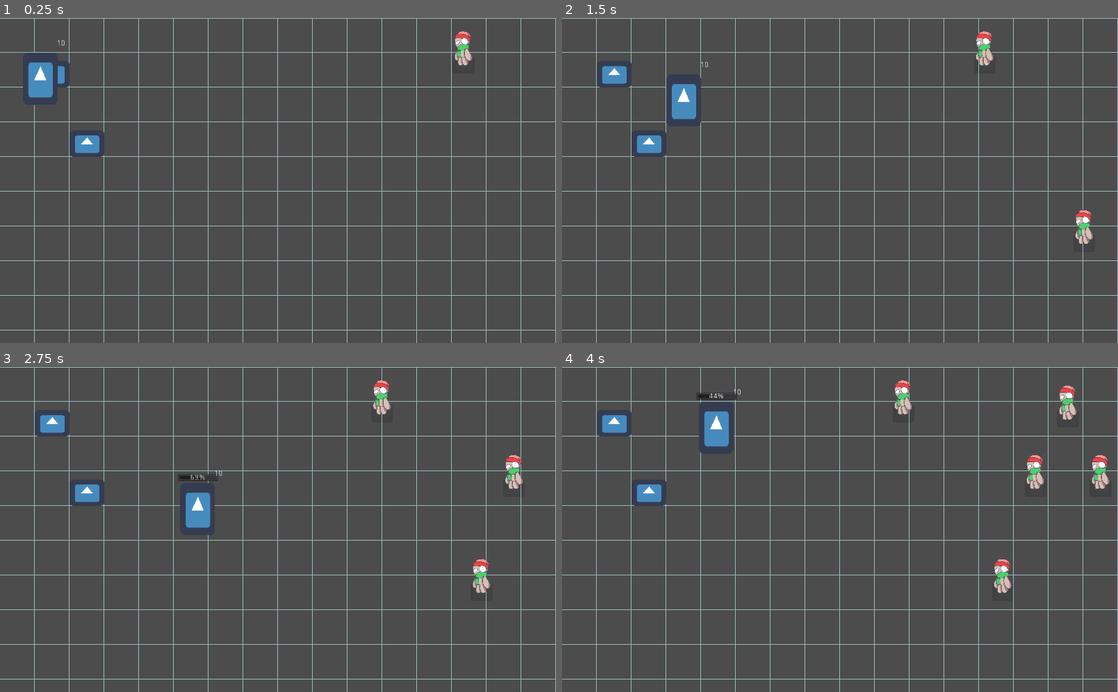
Above: before the commit, frames 1-4 (two rows, left to right).
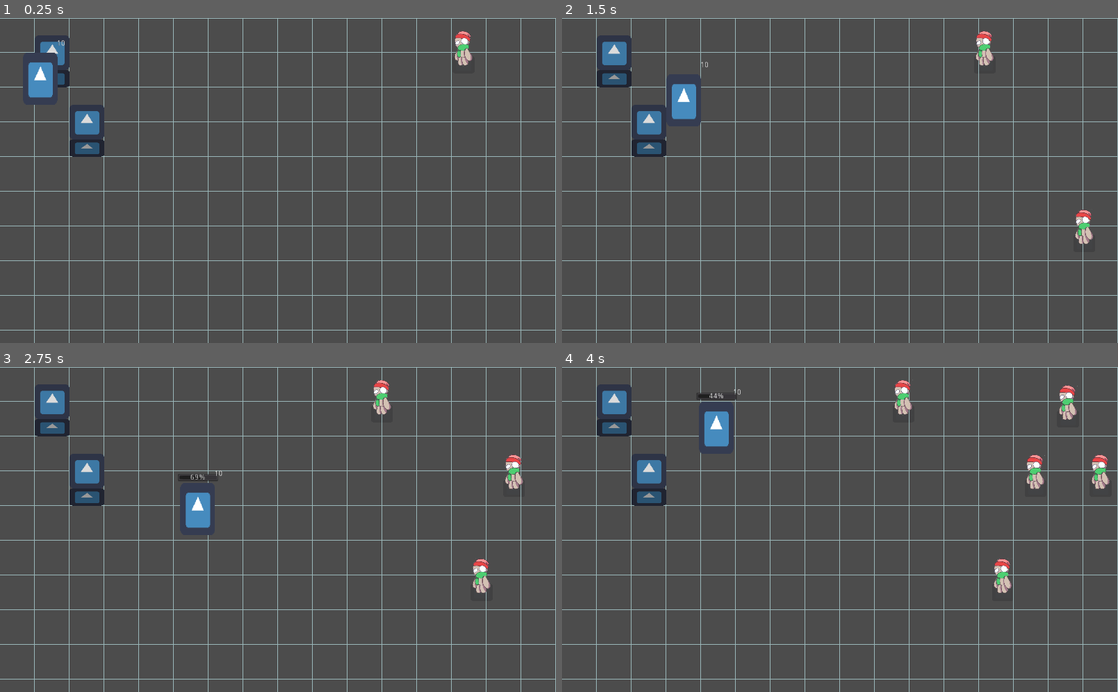
Above: after the commit, the same moments.

Repository: reidbhuntley/snowfort
Game: Godot game, scene res://Scenes/Main.tscn
Two runs of this game, one before a commit and one after it. Both use one fixed random seed, a clock stepped at 60 frames per second and the inputs below. The engine's default icon, where the game draws it, is replaced by a stand-in: a white triangle on a blue panel in a dark square.
Inputs (mouse positions are in pixels of both pictures, inside the frame that each line leads up to):
- Up to frame 1 (0.25 s): no input
- Up to frame 2 (1.5 s): move the mouse to (962, 164) at 0.52 s; hold D (move_right) 0.53-1.28 s; hold E (build_wall) 0.53-1.28 s; tap Space (ui_select) at 0.77 s; move the mouse to (728, 196) at 1.27 s; hold S (move_down) from 1.28 s (still down); tap E (build_wall) at 1.35 s
- Up to frame 3 (2.75 s): tap Space (ui_select) at 1.52 s; move the mouse to (333, 458) at 2.02 s; release S (move_down) at 2.03 s; hold D (move_right) from 2.03 s (still down); hold E (build_wall) from 2.03 s (still down)
- Up to frame 4 (4 s): move the mouse to (812, 594) at 2.77 s; release D (move_right) at 2.78 s; release E (build_wall) at 2.78 s; hold W (move_up) 2.78-3.53 s; tap E (build_wall) at 2.85 s; tap Space (ui_select) at 3.02, 3.77 s; move the mouse to (1006, 578) at 3.52 s; hold A (move_left) from 3.53 s (still down); hold E (build_wall) from 3.53 s (still down)

The runs differ from the first frame. In frame 1, 1.5% of the frame differs, in the area x 6-19%, y 5-43%; in frame 2, 1.9%; in frame 3, 1.9%, in the area x 6-37%, y 5-43%; in frame 4, 1.9%.

Commit message:
Change wall and player collision shape

Diff:
--- a/Scenes/Player/Player.tscn
+++ b/Scenes/Player/Player.tscn
@@ -4,7 +4,7 @@
 [ext_resource path="res://icon.png" type="Texture" id=2]
 
 [sub_resource type="RectangleShape2D" id=1]
-extents = Vector2( 32, 16 )
+extents = Vector2( 29.7546, 16 )
 
 [sub_resource type="RectangleShape2D" id=2]
 extents = Vector2( 32, 48 )
--- a/Scenes/Wall/Wall.tscn
+++ b/Scenes/Wall/Wall.tscn
@@ -5,7 +5,7 @@
 [ext_resource path="res://Scenes/Wall/Wall.gd" type="Script" id=3]
 
 [sub_resource type="RectangleShape2D" id=1]
-extents = Vector2( 32, 8 )
+extents = Vector2( 32, 32 )
 
 [node name="Wall" type="StaticBody2D"]
 script = ExtResource( 3 )
@@ -15,10 +15,17 @@
 cell_node = NodePath("..")
 
 [node name="Sprite" type="Sprite" parent="."]
-position = Vector2( 0, -24 )
-scale = Vector2( 1, 0.75 )
+modulate = Color( 0.6, 0.6, 0.6, 1 )
+position = Vector2( 0, -16 )
+scale = Vector2( 1, 0.5 )
+texture = ExtResource( 1 )
+
+[node name="Sprite2" type="Sprite" parent="."]
+modulate = Color( 0.86, 0.86, 0.86, 1 )
+position = Vector2( 0, -64 )
 texture = ExtResource( 1 )
 
 [node name="CollisionShape2D" type="CollisionShape2D" parent="."]
-position = Vector2( 0, -8 )
+visible = false
+position = Vector2( 0, -32.0135 )
 shape = SubResource( 1 )
